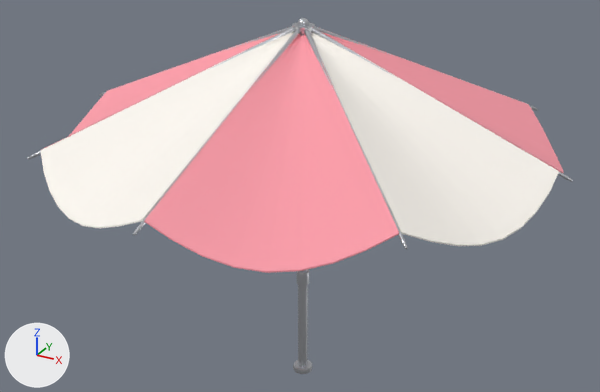
The glTF model assets/pbr/beach_umbrella.glb as it was, and as the next commit left it.
Before and after are seen from a 50 mm camera at (2.02, -3.71, 3.0) aimed at (-0.03, 0.02, 1.14). Arrows for +X, +Y and +Z are at lower left; the lights stay in place. The picture after the commit comes second.

Objects in the first picture: 'beach_umbrella_canopy_panel0', 'beach_umbrella_canopy_panel1', 'beach_umbrella_canopy_panel4', 'beach_umbrella_canopy_panel5', 'beach_umbrella_canopy_panel6', 'beach_umbrella_canopy_panel7', 'beach_umbrella_finial', 'beach_umbrella_foot', 'beach_umbrella_hub', 'beach_umbrella_pole_collar', 'beach_umbrella_pole_lower', 'beach_umbrella_rib0', 'beach_umbrella_rib1', 'beach_umbrella_rib4', 'beach_umbrella_rib5', 'beach_umbrella_rib6', 'beach_umbrella_rib7', 'beach_umbrella_ribtip0', 'beach_umbrella_ribtip1', 'beach_umbrella_ribtip5', 'beach_umbrella_ribtip6', 'beach_umbrella_ribtip7'.
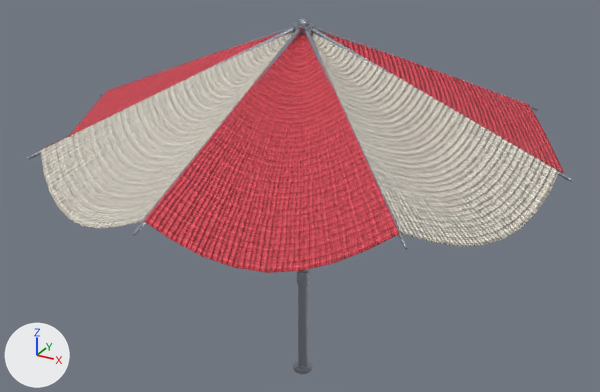
The change, as a list of edits to the scene's bpy script:
```text
Change mat_beach_umbrella_pole_alu:
    remove # nodes: BsdfPrincipled, OutputMaterial
    remove # colours: light grey #d7dadf
    nodes: BsdfPrincipled, NormalMap, OutputMaterial, SeparateColor, TexImage x3
    uses the picture img_vcw_tex_metal_beach_umbrella_pole_alu_albedo
    uses the picture img_vcw_tex_metal_beach_umbrella_pole_alu_normal
    uses the picture img_vcw_tex_metal_beach_umbrella_pole_alu_orm
Change mat_beach_umbrella_canvas_canvas:
    remove # nodes: BsdfPrincipled, OutputMaterial
    remove # colours: pink #fc9eaa
    nodes: BsdfPrincipled, NormalMap, OutputMaterial, SeparateColor, TexImage x3
    uses the picture img_vcw_tex_fabric_beach_umbrella_canvas_canvas_albedo
    uses the picture img_vcw_tex_fabric_beach_umbrella_canvas_canvas_normal
    uses the picture img_vcw_tex_fabric_beach_umbrella_canvas_canvas_orm
Change mat_beach_umbrella_canvas_alt_canvas:
    remove # nodes: BsdfPrincipled, OutputMaterial
    remove # colours: white #fdf8f1
    nodes: BsdfPrincipled, NormalMap, OutputMaterial, SeparateColor, TexImage x3
    uses the picture img_vcw_tex_fabric_beach_umbrella_canvas_alt_canvas_albedo
    uses the picture img_vcw_tex_fabric_beach_umbrella_canvas_alt_canvas_normal
    uses the picture img_vcw_tex_fabric_beach_umbrella_canvas_alt_canvas_orm
```

Where the change shows, as pixel boxes [x1, y1, x2, y2] in the pictures (600 x 392 px):
'beach_umbrella_canopy_panel6', surface changed (pink to red)
    both: [144, 33, 399, 273]
'beach_umbrella_canopy_panel7', surface changed (white to grey)
    both: [311, 33, 559, 246]
'beach_umbrella_canopy_panel5', surface changed (white to grey)
    both: [40, 32, 294, 228]
'beach_umbrella_canopy_panel0', surface changed (pink to red)
    both: [323, 30, 564, 173]
'beach_umbrella_canopy_panel4', surface changed
    both: [41, 31, 280, 150]
'beach_umbrella_pole_lower', surface changed
    both: [298, 285, 308, 367]
'beach_umbrella_rib7', surface changed
    both: [304, 29, 404, 240]
'beach_umbrella_rib6', surface changed
    both: [139, 25, 301, 228]
'beach_umbrella_rib0', surface changed
    both: [311, 28, 565, 178]
'beach_umbrella_rib5', surface changed
    both: [35, 27, 294, 156]
'beach_umbrella_foot', surface changed (darker)
    both: [293, 360, 312, 374]
'beach_umbrella_pole_collar', surface changed
    both: [297, 269, 309, 286]
'beach_umbrella_rib1', surface changed
    both: [314, 26, 533, 109]
'beach_umbrella_hub', surface changed
    both: [292, 23, 315, 36]
'beach_umbrella_rib4', surface changed
    both: [104, 26, 292, 94]
'beach_umbrella_finial', surface changed
    both: [298, 18, 309, 26]
'beach_umbrella_ribtip6', surface changed
    both: [133, 226, 141, 236]
'beach_umbrella_ribtip7', surface changed
    both: [401, 239, 407, 249]
'beach_umbrella_ribtip0', surface changed
    both: [564, 175, 573, 182]
'beach_umbrella_ribtip5', surface changed
    both: [27, 153, 36, 159]
'beach_umbrella_canopy_panel1', surface changed
    both: [348, 38, 527, 104]
'beach_umbrella_ribtip1', surface changed
    both: [532, 106, 538, 110]
